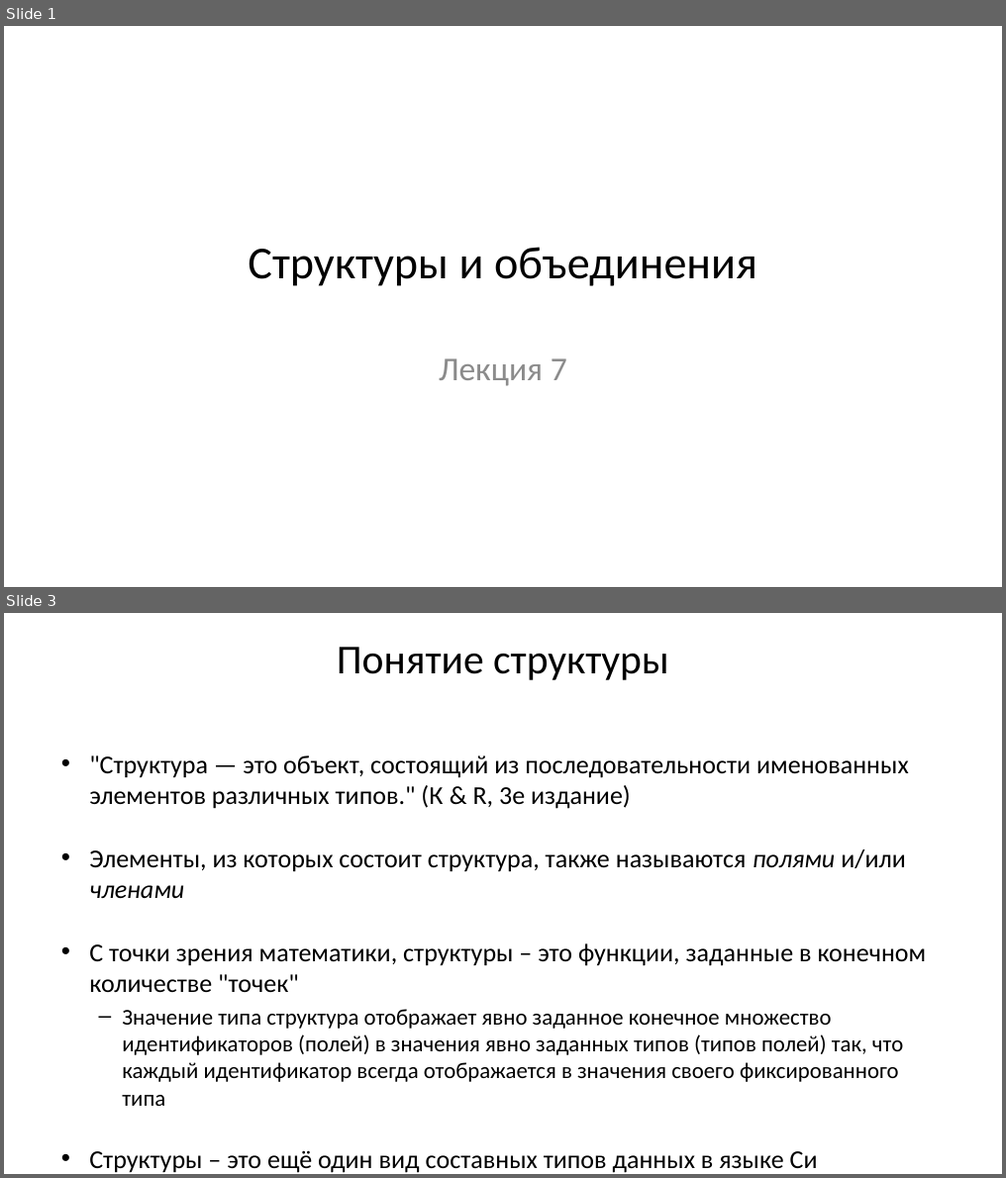
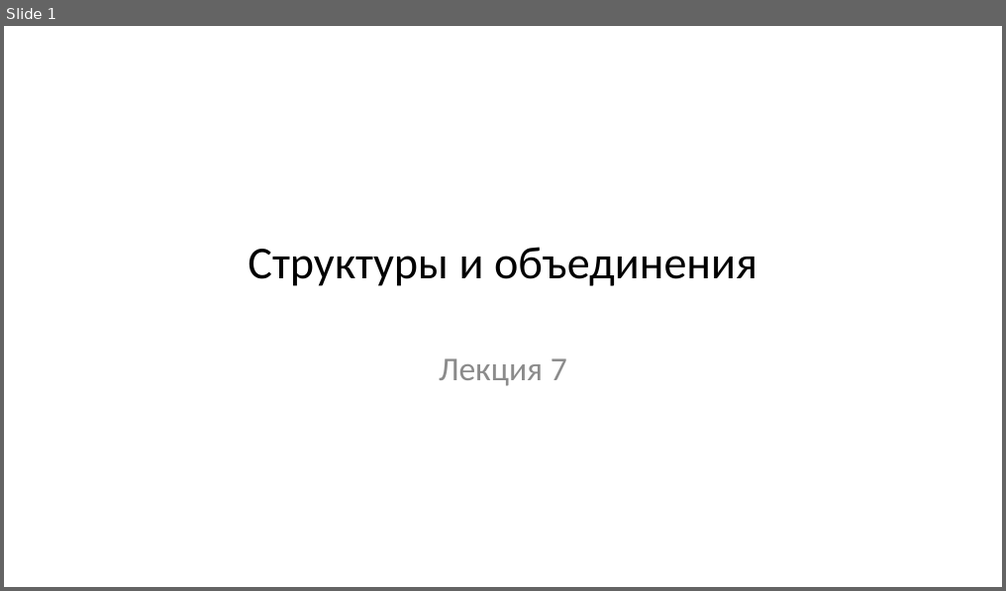
Before and after one commit to Evgueni-Petrov-aka-espetrov/Algorithms-and-Programming-in-C-pptx, a slide deck: 07 Структуры.pptx. Shown one above the other, each under a label of ours: slides 1 and 3 before the commit, slide 1 after it; the slides between them are not shown. The pictures are 1006x1178 and 1006x591 pixels, drawn with LibreOffice and Linux fonts; fonts in the diff are those of the drawing. Boxes give left, top, right and bottom in pixels: in the first picture for what was removed or moved away, otherwise in the second. Text is boxed around its words. In the diff, an @@ line names an element or a change of style, - is before the commit and + after.

```diff
--- a/07 Структуры.pptx
+++ b/07 Структуры.pptx
@@ slide 3 removed at (4,613,1002,1174), background #FFFFFF @@
@@ title removed at (337,647,669,680) @@
-Понятие структуры
@@ text removed at (89,756,927,1173) @@
-• "Структура — это объект, состоящий из последовательности именованных элементов различных типов." (К & R, 3е издание)
-• Элементы, из которых состоит структура, также называются полями и/или членами
-• С точки зрения математики, структуры – это функции, заданные в конечном количестве "точек"
-  – Значение типа структура отображает явно заданное конечное множество идентификаторов (полей) в значения явно заданных типов (типов полей) так, что каждый идентификатор всегда отображается в значения своего фиксированного типа
-• Структуры – это ещё один вид составных типов данных в языке Си
```
Also in this commit, not shown: 9 slides changed, 7 slides added, 5 other slides removed.
